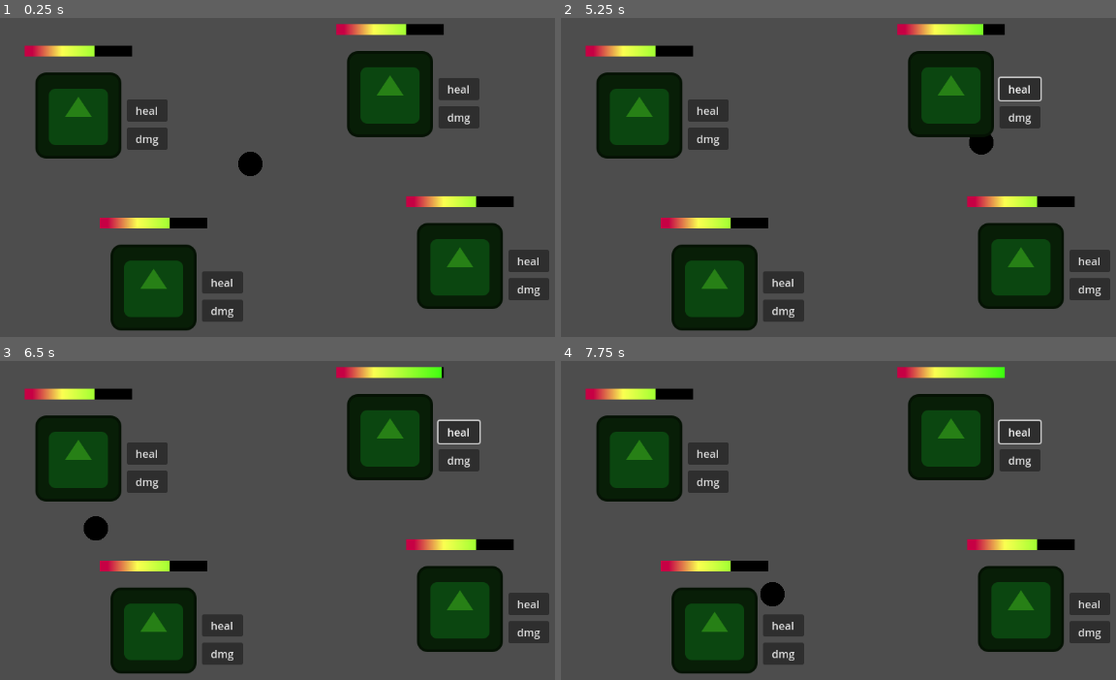
Above: before the commit, frames 1-4 (two rows, left to right).
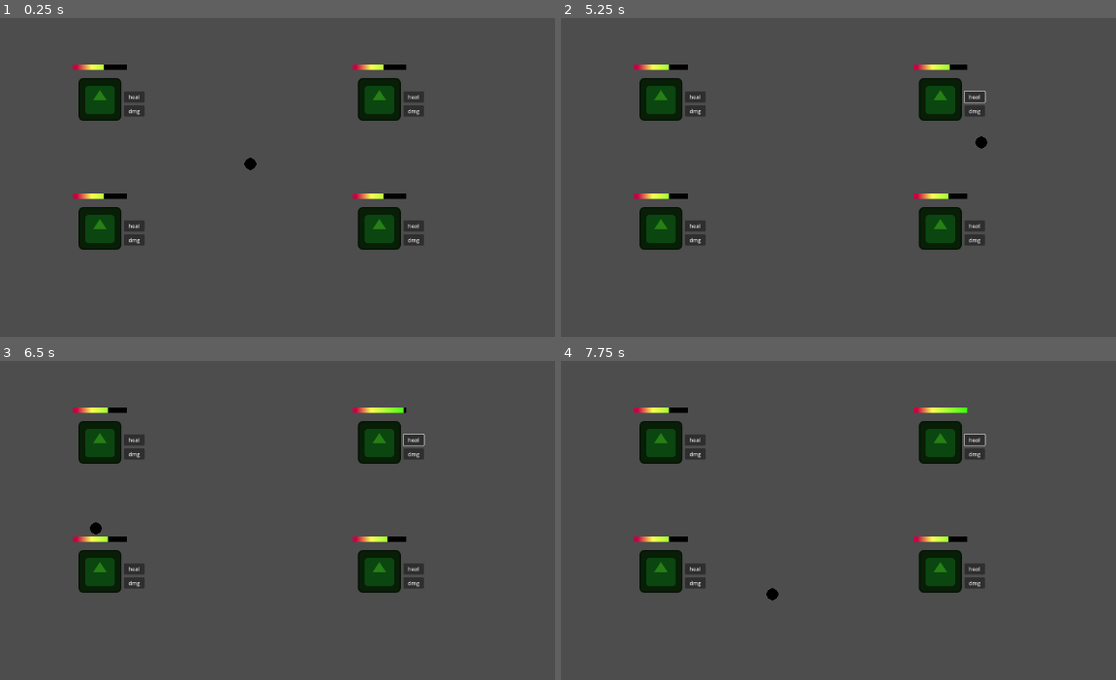
Above: after the commit, the same moments.

Repository: Horryportier/godot-tool-belt
Game: Godot game, scene res://examples/world.tscn
The game is run twice, just before and just after one commit, with the same random seed, the same clock (stepped at 60 frames per second) and the same inputs. The project has no main scene, so this scene is started directly. The engine's default icon, where the game draws it, is replaced by a stand-in: a white triangle on a blue panel in a dark square.
Inputs (mouse positions are in pixels of both pictures, inside the frame that each line leads up to):
- Up to frame 1 (0.25 s): no input
- Up to frame 2 (5.25 s): click "dmg" at 0.5 s; click "heal" at 1.25 s; click "dmg" at 2 s; click "heal" at 2.75 s; click "dmg" at 3.5 s; click "heal" at 4.25 s; tap Enter at 5 s; move the mouse to (982, 142) at 5.02 s; click (982, 142) at 5.1 s
- Up to frame 3 (6.5 s): tap Space at 5.75 s; move the mouse to (94, 530) at 5.77 s; click (94, 530) at 5.85 s
- Up to frame 4 (7.75 s): tap Enter at 6.5 s; move the mouse to (888, 412) at 6.52 s; click (888, 412) at 6.6 s; tap Space at 7.25 s; move the mouse to (771, 593) at 7.27 s; click (771, 593) at 7.35 s

The runs differ from the first frame. In frame 1, 25% of the frame differs, in the area x 4-99%, y 1-98%; in frame 2, 25%; in frame 3, 25%; in frame 4, 25%.

Commit message:
added focusing camerea and tween resource

Diff:
--- /dev/null
+++ b/Components/Tween/tween_res.gd
@@ -0,0 +1,6 @@
+class_name TweenRes
+extends Resource
+
+@export var duration: float
+@export var ease_type: Tween.EaseType
+@export var trans_type: Tween.TransitionType
--- /dev/null
+++ b/Components/camera/focusing_camera2d.gd
@@ -0,0 +1,20 @@
+class_name FocusingCamera2D
+extends Camera2D
+
+var focus_node: Node2D
+
+@export var tween_res = TweenRes
+
+signal focus_changed
+
+
+
+func focus_on(node: Node2D):
+	if node != focus_node:
+		focus_node = node
+		focus_changed.emit()
+
+func  _process(_delta):
+	if focus_node != null:
+		var tween = create_tween()
+		tween.tween_property(self, "global_position", focus_node.global_position, tween_res.duration).set_ease(tween_res.ease_type).set_trans(tween_res.trans_type)
--- /dev/null
+++ b/Components/camera/focusing_camera2d.tscn
@@ -0,0 +1,6 @@
+[gd_scene load_steps=2 format=3 uid="uid://d33dxj3nftv1n"]
+
+[ext_resource type="Script" path="res://Components/camera/focusing_camera2d.gd" id="1_n5g51"]
+
+[node name="FocusingCamera2d" type="Camera2D"]
+script = ExtResource("1_n5g51")
--- a/Components/health/ui/local_health_bar.gd
+++ b/Components/health/ui/local_health_bar.gd
@@ -4,9 +4,7 @@
 @onready var health: HealthRes = get_parent().resource.health
 
 @export var smooth: bool = true
-@export var drag: float = 0.1
-@export var tras_type: Tween.TransitionType
-@export var ease_type: Tween.EaseType
+@export var tween_res: TweenRes
 
 func _ready():
 	value = remap(30, 0, health.max_hp, 0, 100)
@@ -21,4 +19,4 @@
 
 func smooth_trans(final: int):
 	var tween = create_tween()
-	tween.tween_property(self, "value", final, drag).set_ease(ease_type).set_trans(tras_type)
+	tween.tween_property(self, "value", final, tween_res.duration).set_ease(tween_res.ease_type).set_trans(tween_res.trans_type)
--- a/Components/health/ui/local_texture_health_bar.gd
+++ b/Components/health/ui/local_texture_health_bar.gd
@@ -4,9 +4,8 @@
 @onready var health: HealthRes = get_parent().resource.health
 
 @export var smooth: bool = true
-@export var drag: float = 0.1
-@export var tras_type: Tween.TransitionType
-@export var ease_type: Tween.EaseType
+
+@export var tween_res: TweenRes
 
 func _ready():
 	value = remap(30, 0, health.max_hp, 0, 100)
@@ -21,4 +20,4 @@
 
 func smooth_trans(final: int):
 	var tween = create_tween()
-	tween.tween_property(self, "value", final, drag).set_ease(ease_type).set_trans(tras_type)
+	tween.tween_property(self, "value", final, tween_res.duration).set_ease(tween_res.ease_type).set_trans(tween_res.trans_type)
--- a/examples/goblin.tscn
+++ b/examples/goblin.tscn
@@ -1,9 +1,10 @@
-[gd_scene load_steps=10 format=3 uid="uid://dda5wwbdnpyw0"]
+[gd_scene load_steps=12 format=3 uid="uid://dda5wwbdnpyw0"]
 
 [ext_resource type="Script" path="res://examples/goblin.gd" id="1_p7qbm"]
 [ext_resource type="Resource" uid="uid://cdqmqby3eqqns" path="res://examples/goblin.tres" id="2_4ddkr"]
 [ext_resource type="Texture2D" uid="uid://bdpa4cbdw0ly7" path="res://icon.svg" id="2_13l58"]
 [ext_resource type="Script" path="res://Components/health/ui/local_texture_health_bar.gd" id="4_5uoxt"]
+[ext_resource type="Script" path="res://Components/Tween/tween_res.gd" id="5_dfo8c"]
 
 [sub_resource type="Gradient" id="Gradient_hm87h"]
 colors = PackedColorArray(0, 0, 0, 1, 0, 0, 0, 1)
@@ -24,6 +25,12 @@
 height = 16
 fill_from = Vector2(0, 1)
 fill_to = Vector2(1, 1)
+
+[sub_resource type="Resource" id="Resource_rfexq"]
+script = ExtResource("5_dfo8c")
+duration = 1.0
+ease_type = 1
+trans_type = 9
 
 [sub_resource type="CircleShape2D" id="CircleShape2D_loaq0"]
 radius = 64.4981
@@ -70,9 +77,7 @@
 texture_under = SubResource("GradientTexture2D_wxarw")
 texture_progress = SubResource("GradientTexture2D_f10lf")
 script = ExtResource("4_5uoxt")
-drag = 0.5
-tras_type = 6
-ease_type = 1
+tween_res = SubResource("Resource_rfexq")
 
 [node name="CollisionShape2D" type="CollisionShape2D" parent="."]
 shape = SubResource("CircleShape2D_loaq0")
--- a/examples/mouse_radar.gd
+++ b/examples/mouse_radar.gd
@@ -2,8 +2,11 @@
 
 @onready var radar: Radar2D = $Radar2D
 
-func _ready():
-	radar.body_tracked.connect(func(body: Node2D): var b = body as Enemy; b.resource.health.take_dmg(10))
+@onready var camera: FocusingCamera2D = $"../FocusingCamera2D"
+
 
 func _process(_delta):
 	global_position = get_global_mouse_position()
+
+	if Input.is_action_just_pressed("select") and radar.bodies.size() > 0:
+		camera.focus_on(radar.bodies[0])
--- a/examples/world.tscn
+++ b/examples/world.tscn
@@ -1,10 +1,12 @@
-[gd_scene load_steps=17 format=3 uid="uid://eimvfnfdbxj3"]
+[gd_scene load_steps=20 format=3 uid="uid://eimvfnfdbxj3"]
 
 [ext_resource type="Script" path="res://examples/mouse_radar.gd" id="1_q32aw"]
 [ext_resource type="Script" path="res://Components/radar/radar2d.gd" id="2_hj7h8"]
 [ext_resource type="PackedScene" uid="uid://dda5wwbdnpyw0" path="res://examples/goblin.tscn" id="3_k5j1i"]
 [ext_resource type="Script" path="res://Components/health/health_res.gd" id="4_bvyij"]
 [ext_resource type="Script" path="res://Components/enemy/enemy_res.gd" id="5_7fa8i"]
+[ext_resource type="Script" path="res://Components/camera/focusing_camera2d.gd" id="6_53nh8"]
+[ext_resource type="Script" path="res://Components/Tween/tween_res.gd" id="7_u0k4x"]
 
 [sub_resource type="Gradient" id="Gradient_1g0lk"]
 interpolation_mode = 1
@@ -80,6 +82,12 @@
 name = "Goblin"
 groups = Array[String](["Enemy", "Monster", "Humanoid", "Resetable"])
 
+[sub_resource type="Resource" id="Resource_p4qu0"]
+script = ExtResource("7_u0k4x")
+duration = 1.0
+ease_type = 1
+trans_type = 11
+
 [node name="world" type="Node2D"]
 
 [node name="mouse_radar" type="Node2D" parent="."]
@@ -97,19 +105,22 @@
 debug_color = Color(2.83971e-06, 0.64494, 0.270685, 0.42)
 
 [node name="Goblin" parent="." instance=ExtResource("3_k5j1i")]
-position = Vector2(208, -104)
+position = Vector2(384, -192)
 resource = SubResource("Resource_xcuxj")
 
 [node name="Goblin2" parent="." instance=ExtResource("3_k5j1i")]
-position = Vector2(-256, -72)
+position = Vector2(-448, -192)
 resource = SubResource("Resource_kehw6")
 
 [node name="Goblin3" parent="." instance=ExtResource("3_k5j1i")]
-position = Vector2(-144, 184)
+position = Vector2(-448, 192)
 resource = SubResource("Resource_2f0dl")
 
 [node name="Goblin4" parent="." instance=ExtResource("3_k5j1i")]
-position = Vector2(312, 152)
+position = Vector2(384, 192)
 resource = SubResource("Resource_aolje")
 
-[node name="Camera2D" type="Camera2D" parent="."]
+[node name="FocusingCamera2D" type="Camera2D" parent="."]
+zoom = Vector2(0.5, 0.5)
+script = ExtResource("6_53nh8")
+tween_res = SubResource("Resource_p4qu0")
--- a/project.godot
+++ b/project.godot
@@ -19,3 +19,11 @@
 folder_colors={
 "res://Components/": "yellow"
 }
+
+[input]
+
+select={
+"deadzone": 0.5,
+"events": [Object(InputEventMouseButton,"resource_local_to_scene":false,"resource_name":"","device":-1,"window_id":0,"alt_pressed":false,"shift_pressed":false,"ctrl_pressed":false,"meta_pressed":false,"button_mask":1,"position":Vector2(203, 22),"global_position":Vector2(206, 49),"factor":1.0,"button_index":1,"canceled":false,"pressed":true,"double_click":false,"script":null)
+]
+}
